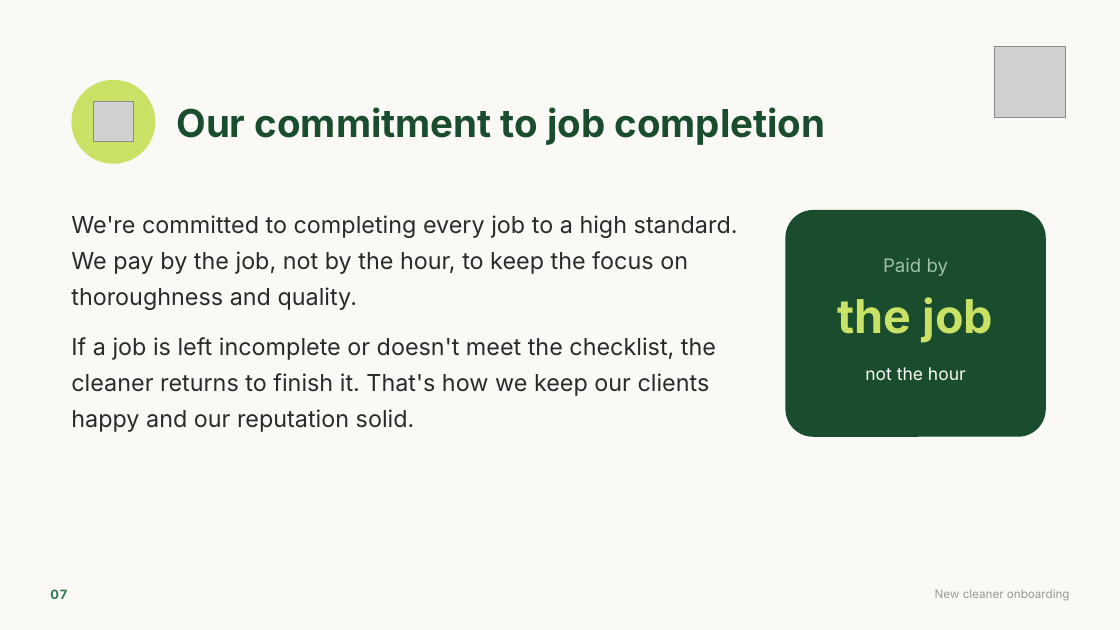
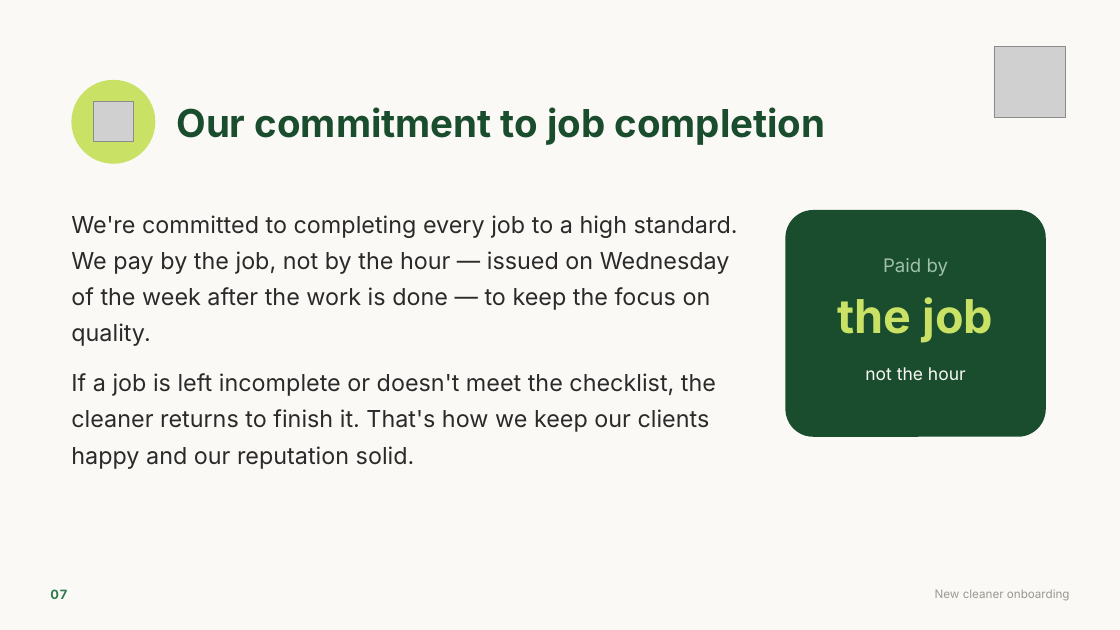
Before and after one commit to localseobot/northcolumbuscleaning, a slide deck: slide 7 of docs/North_Columbus_Cleaner_Onboarding.pptx. Drawn at 1120x630 pixels with LibreOffice and Linux fonts; fonts in the diff are those of the drawing; grey boxes stand for pictures. Boxes give left, top, right and bottom in pixels: in the first picture for what was removed or moved away, otherwise in the second. Text is boxed around its words. In the diff, an @@ line names an element or a change of style, - is before the commit and + after.

```diff
--- a/docs/North_Columbus_Cleaner_Onboarding.pptx
+++ b/docs/North_Columbus_Cleaner_Onboarding.pptx
@@ text at (x1=71, y1=215, x2=738, y2=346): text changed @@
-We're committed to completing every job to a high standard. We pay by the job, not by the hour, to keep the focus on thoroughness and quality.
+We're committed to completing every job to a high standard. We pay by the job, not by the hour — issued on Wednesday of the week after the work is done — to keep the focus on quality.
```
Also in this commit, not shown: 3 other slides changed.
